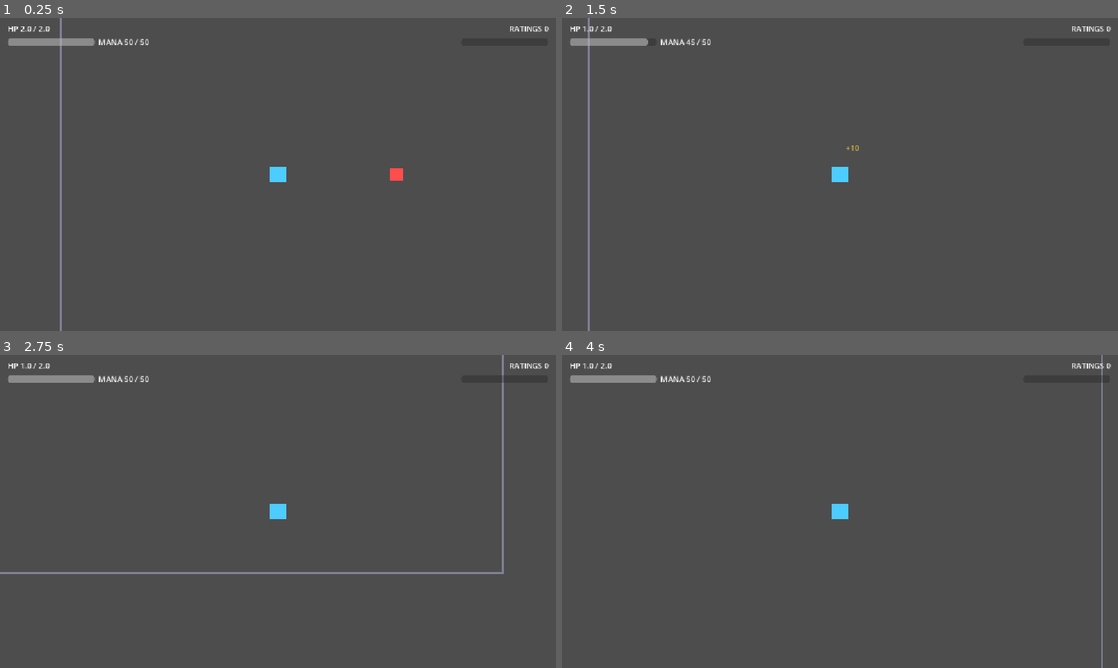
Above: before the commit, frames 1-4 (two rows, left to right).
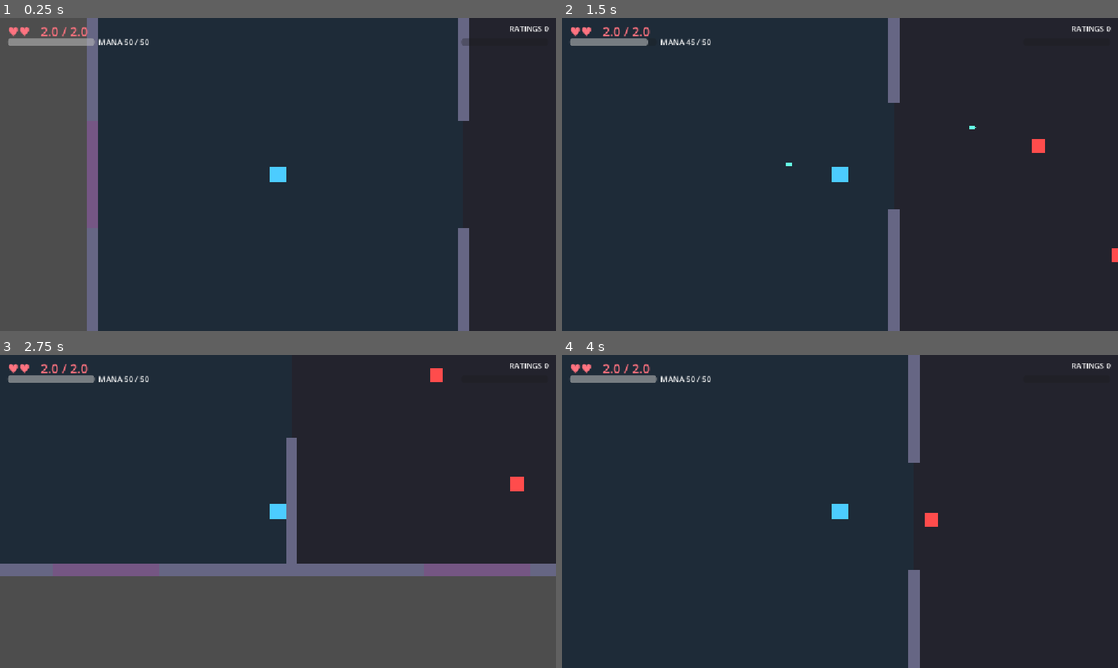
Above: after the commit, the same moments.

Repository: nderman/dungeon-grinder-cal
Game: Godot game, scene res://Floor.tscn
Two runs of this game, one before a commit and one after it. Both use one fixed random seed, a clock stepped at 60 frames per second and the inputs below. Before the commit the project starts from res://Main.tscn.
Inputs (mouse positions are in pixels of both pictures, inside the frame that each line leads up to):
- Up to frame 1 (0.25 s): no input
- Up to frame 2 (1.5 s): tap Enter (ui_accept) at 0.5, 0.77, 1.07 s; move the mouse to (962, 158) at 0.52 s; hold D (move_right) 0.53-1.28 s; hold E (interact) 0.53-1.28 s; tap Q (nano) at 0.8, 1.35 s; move the mouse to (728, 190) at 1.27 s; hold S (move_down) from 1.28 s (still down)
- Up to frame 3 (2.75 s): tap Enter (ui_accept) at 1.52, 1.55, 1.82 s; move the mouse to (333, 442) at 2.02 s; release S (move_down) at 2.03 s; hold D (move_right) from 2.03 s (still down); hold Enter (ui_accept) from 2.03 s (still down); tap E (interact) at 2.3 s
- Up to frame 4 (4 s): move the mouse to (812, 574) at 2.77 s; release D (move_right) at 2.78 s; release Enter (ui_accept) at 2.78 s; hold W (move_up) 2.78-3.53 s; tap Down (aim_down) at 2.85 s; tap Enter (ui_accept) at 3.02, 3.32 s; tap Q (nano) at 3.05 s; move the mouse to (1006, 558) at 3.52 s; hold A (move_left) from 3.53 s (still down); hold Enter (ui_accept) from 3.53 s (still down); tap Left (aim_left) at 3.6 s

The runs differ from the first frame. In frame 1, 85% of the frame differs, in the area x 1-100%, y 0-100%; in frame 2, 99%, in the area x 0-100%, y 0-100%; in frame 3, 70%; in frame 4, 99%.

Commit message:
Open Floor: procedural rooms, phase-door Safe Room, HUD + combat fixes
- LevelGenerator rewritten: Random Walk grid of parametric Rooms (code-built
  walls with door gaps), doors opened between neighbours, scattered enemies +
  Phase-Doors, an off-grid sub-dimensional Safe Room, player in the Spawn room
- Room.gd parametric room; Teleporter (Phase-Door <-> Safe Room) via interact (E)
- Floor.tscn is the new main scene; Main.tscn kept as a single-room test bench
- Green Room now closes the loop (run summary + SPACE/E to start a new Season)
- Player: mouse-aim fallback (fixes one-direction fire); left-click = free basic
  Glitch Bolt (no mana), Q = mana-costed nano spell
- CombatHUD: visible heart readout (glyphs) + retrying player-bind
- GameManager: track last_safe_room_entrance_pos
- Validated headless on Godot 4.6.3 (import + Floor generation, clean)

Co-Authored-By: Claude Opus 4.7 (1M context) <noreply@anthropic.com>

Diff:
--- /dev/null
+++ b/game-client/Floor.tscn
@@ -0,0 +1,21 @@
+[gd_scene load_steps=8 format=3]
+
+[ext_resource type="Script" path="res://levels/LevelGenerator.gd" id="1_gen"]
+[ext_resource type="PackedScene" path="res://levels/prefabs/Room.tscn" id="2_room"]
+[ext_resource type="PackedScene" path="res://entities/enemies/GlitchGoblin.tscn" id="3_enemy"]
+[ext_resource type="PackedScene" path="res://entities/player/Player.tscn" id="4_player"]
+[ext_resource type="PackedScene" path="res://levels/prefabs/SafeRoom.tscn" id="5_safe"]
+[ext_resource type="PackedScene" path="res://entities/Teleporter.tscn" id="6_phase"]
+[ext_resource type="PackedScene" path="res://ui/CombatHUD.tscn" id="7_hud"]
+
+[node name="Floor" type="Node2D"]
+
+[node name="LevelGenerator" type="Node2D" parent="."]
+script = ExtResource("1_gen")
+room_scene = ExtResource("2_room")
+enemy_scene = ExtResource("3_enemy")
+player_scene = ExtResource("4_player")
+safe_room_scene = ExtResource("5_safe")
+phase_door_scene = ExtResource("6_phase")
+
+[node name="CombatHUD" parent="." instance=ExtResource("7_hud")]
--- /dev/null
+++ b/game-client/entities/Teleporter.gd
@@ -0,0 +1,35 @@
+# Teleporter.gd
+# Interact-to-use pad (press the interact key while standing on it — no walk-into loops).
+# TO_SAFE_ROOM: a Phase-Door. Records your return spot and warps you to the shared Safe Room.
+# FROM_SAFE_ROOM: the Safe Room's exit portal. Warps you back to where you phased in.
+extends Area2D
+class_name Teleporter
+
+enum Mode { TO_SAFE_ROOM, FROM_SAFE_ROOM }
+@export var mode: Mode = Mode.TO_SAFE_ROOM
+
+var _player: Node2D = null
+
+func _ready() -> void:
+	body_entered.connect(_on_body_entered)
+	body_exited.connect(_on_body_exited)
+
+func _on_body_entered(body: Node) -> void:
+	if body.is_in_group("player"):
+		_player = body
+
+func _on_body_exited(body: Node) -> void:
+	if body == _player:
+		_player = null
+
+func _unhandled_input(event: InputEvent) -> void:
+	if _player == null or not event.is_action_pressed("interact"):
+		return
+	if mode == Mode.TO_SAFE_ROOM:
+		var entry := get_tree().get_first_node_in_group("safe_room_entry") as Node2D
+		if entry:
+			GameManager.last_safe_room_entrance_pos = global_position
+			_player.global_position = entry.global_position
+			SignalBus.phasedoor_discovered.emit(global_position)
+	else:
+		_player.global_position = GameManager.last_safe_room_entrance_pos
--- /dev/null
+++ b/game-client/entities/Teleporter.tscn
@@ -0,0 +1,16 @@
+[gd_scene load_steps=3 format=3]
+
+[ext_resource type="Script" path="res://entities/Teleporter.gd" id="1_tp"]
+
+[sub_resource type="CircleShape2D" id="cs_tp"]
+radius = 44.0
+
+[node name="Teleporter" type="Area2D"]
+script = ExtResource("1_tp")
+
+[node name="Visual" type="Polygon2D" parent="."]
+color = Color(0.4, 0.9, 1, 0.55)
+polygon = PackedVector2Array(-40, -40, 40, -40, 40, 40, -40, 40)
+
+[node name="CollisionShape2D" type="CollisionShape2D" parent="."]
+shape = SubResource("cs_tp")
--- a/game-client/entities/player/Player.gd
+++ b/game-client/entities/player/Player.gd
@@ -46,10 +46,15 @@
 		move_comp.apply_dash_friction(delta)
 		return
 	var move := Input.get_vector("move_left", "move_right", "move_up", "move_down")
+	# Aim with the right stick / arrows if used, otherwise track the mouse (desktop).
 	var aim := Input.get_vector("aim_left", "aim_right", "aim_up", "aim_down")
 	if aim.length() > 0.1:
-		aim_dir = aim
-		weapon_anchor.rotation = aim.angle()
+		aim_dir = aim.normalized()
+	else:
+		var to_mouse := get_global_mouse_position() - global_position
+		if to_mouse.length() > 1.0:
+			aim_dir = to_mouse.normalized()
+	weapon_anchor.rotation = aim_dir.angle()
 	if Input.is_action_pressed("fire") and _can_fire:
 		_fire()
 	move_comp.handle_movement(delta, move, base_speed)
@@ -82,18 +87,25 @@
 		SignalBus.spell_cast.emit(spell["name"], global_position)
 		_cast_effect(spell["effect_type"], scaled_damage)
 
+# Left-click: a FREE basic Glitch Bolt (a weapon, not a spell — no mana cost).
 func _fire() -> void:
 	_can_fire = false
-	execute_nano_magic("glitch_bolt")
+	var int_stat := int(current_stats["INT"])
+	var dmg: float = NanoMagicLibrary.SPELLS["glitch_bolt"]["damage"] * (1.0 + int_stat * 0.05)
+	_spawn_projectile(dmg)
+	SignalBus.spell_cast.emit("Glitch Bolt", global_position)
 	await get_tree().create_timer(fire_cooldown).timeout
 	_can_fire = true
 
 func _cast_effect(effect_type: String, damage: float) -> void:
 	match effect_type:
 		"projectile":
-			var bolt := BOLT_SCENE.instantiate()
-			get_tree().current_scene.add_child(bolt)
-			bolt.global_position = weapon_anchor.global_position
-			bolt.setup(aim_dir, damage)
+			_spawn_projectile(damage)
 		_:
 			pass  # TODO: chain_lightning / beam / aoe_pull effects
+
+func _spawn_projectile(damage: float) -> void:
+	var bolt := BOLT_SCENE.instantiate()
+	get_tree().current_scene.add_child(bolt)
+	bolt.global_position = weapon_anchor.global_position
+	bolt.setup(aim_dir, damage)
--- a/game-client/levels/LevelGenerator.gd
+++ b/game-client/levels/LevelGenerator.gd
@@ -1,80 +1,94 @@
 # LevelGenerator.gd
-# "Open Floor" sortie maps via a Random Walk over a 2D grid. Stitches prefab
-# PackedScene rooms, designates the Boss + Phase-Door rooms, and opens shared
-# doors between adjacent rooms. Each room prefab implements open_exit(dir: String).
+# Builds an "Open Floor": a Random Walk over a grid, instancing one parametric Room per
+# cell, opening doors between neighbours, scattering enemies + Phase-Doors, dropping a
+# sub-dimensional Safe Room off-grid, and spawning the player in the Spawn room.
+# Wire the PackedScene exports in Floor.tscn.
 extends Node2D
 
-@export_group("Floor Settings")
-@export var room_count: int = 15
+@export var room_scene: PackedScene
+@export var enemy_scene: PackedScene
+@export var player_scene: PackedScene
+@export var safe_room_scene: PackedScene
+@export var phase_door_scene: PackedScene
+@export var room_count: int = 8
 @export var grid_size: int = 12
-@export var room_offset: int = 1000   # px between room centers
 
-@export_group("Room Prefabs")
-@export var spawn_room: PackedScene
-@export var combat_rooms: Array[PackedScene] = []
-@export var phase_door_room: PackedScene
-@export var boss_room: PackedScene
-
-var grid: Dictionary = {}            # Vector2i -> room type string
-var room_order: Array[Vector2i] = []  # placement order (last = furthest = boss)
+var grid: Dictionary = {}                 # Vector2i -> type string
+var rooms: Dictionary = {}                # Vector2i -> Room
+var order: Array[Vector2i] = []           # walk order; [0] = spawn, back() = boss
 
 func _ready() -> void:
-	generate_floor()
+	_walk()
+	_designate()
+	_instantiate_rooms()
+	_place_safe_room()
+	_spawn_player()
 
-func generate_floor() -> void:
-	grid.clear()
-	room_order.clear()
-	var walker := Vector2i(grid_size / 2, grid_size / 2)
-	_add_room(walker, "Spawn")
-
-	var placed := 1
-	while placed < room_count:
-		var dir: Vector2i = [Vector2i.UP, Vector2i.DOWN, Vector2i.LEFT, Vector2i.RIGHT].pick_random()
-		var next := walker + dir
+func _walk() -> void:
+	var pos := Vector2i(grid_size / 2, grid_size / 2)
+	grid[pos] = "Spawn"
+	order.append(pos)
+	while grid.size() < room_count:
+		var step: Vector2i = [Vector2i.UP, Vector2i.DOWN, Vector2i.LEFT, Vector2i.RIGHT].pick_random()
+		var next := pos + step
 		if next.x < 0 or next.x >= grid_size or next.y < 0 or next.y >= grid_size:
 			continue
-		walker = next
-		if not grid.has(walker):
-			_add_room(walker, "Combat")
-			placed += 1
+		pos = next
+		if not grid.has(pos):
+			grid[pos] = "Combat"
+			order.append(pos)
 
-	_designate_special_rooms()
-	_instantiate_rooms()
-
-func _add_room(pos: Vector2i, type: String) -> void:
-	grid[pos] = type
-	room_order.append(pos)
-
-func _designate_special_rooms() -> void:
-	# Boss sits at the furthest-walked room.
-	grid[room_order.back()] = "Boss"
-	# Scatter 2 Phase-Doors (shared Safe Room access) among combat rooms.
-	var combat := room_order.filter(func(p): return grid[p] == "Combat")
+func _designate() -> void:
+	grid[order.back()] = "Boss"   # furthest-walked room
+	var combat := order.filter(func(p): return grid[p] == "Combat")
 	combat.shuffle()
 	for i in range(mini(2, combat.size())):
 		grid[combat[i]] = "PhaseDoor"
 
 func _instantiate_rooms() -> void:
-	for pos in grid.keys():
-		var scene: PackedScene = _scene_for(grid[pos])
-		if scene == null:
-			continue
-		var room := scene.instantiate() as Node2D
+	for cell in grid.keys():
+		var room: Room = room_scene.instantiate()
+		room.setup(grid[cell])
 		add_child(room)
-		room.global_position = Vector2(pos.x * room_offset, pos.y * room_offset)
-		_connect_room_exits(room, pos)
+		room.global_position = Vector2(cell.x, cell.y) * Room.CELL
+		rooms[cell] = room
+	# Second pass once every room exists: open shared doors + populate.
+	for cell in grid.keys():
+		var room: Room = rooms[cell]
+		for dir in Room.DIRS:
+			var n: Vector2 = Room.DIRS[dir]
+			if grid.has(cell + Vector2i(int(n.x), int(n.y))):
+				room.open_exit(dir)
+		_populate(cell, room)
 
-func _scene_for(type: String) -> PackedScene:
-	match type:
-		"Spawn": return spawn_room
-		"PhaseDoor": return phase_door_room
-		"Boss": return boss_room
-		_: return combat_rooms.pick_random() if not combat_rooms.is_empty() else null
+func _populate(cell: Vector2i, room: Room) -> void:
+	match grid[cell]:
+		"Combat":
+			for _i in range(randi_range(1, 2)):
+				_spawn_enemy(room)
+		"Boss":
+			_spawn_enemy(room)   # placeholder until the Meat-Grinder Golem exists
+		"PhaseDoor":
+			if phase_door_scene:
+				room.add_child(phase_door_scene.instantiate())   # at room centre
 
-func _connect_room_exits(room: Node, pos: Vector2i) -> void:
-	if not room.has_method("open_exit"):
+func _spawn_enemy(room: Room) -> void:
+	if enemy_scene == null:
 		return
-	if grid.has(pos + Vector2i.UP): room.open_exit("North")
-	if grid.has(pos + Vector2i.DOWN): room.open_exit("South")
-	if grid.has(pos + Vector2i.RIGHT): room.open_exit("East")
-	if grid.has(pos + Vector2i.LEFT): room.open_exit("West")
+	var e := enemy_scene.instantiate()
+	room.enemies_root.add_child(e)
+	e.global_position = room.interior_point()
+
+func _place_safe_room() -> void:
+	if safe_room_scene == null:
+		return
+	var sr := safe_room_scene.instantiate()
+	add_child(sr)
+	sr.global_position = Vector2(0, -Room.CELL * (grid_size + 2))   # parked off the grid
+
+func _spawn_player() -> void:
+	if player_scene == null:
+		return
+	var p := player_scene.instantiate()
+	add_child(p)
+	p.global_position = rooms[order[0]].global_position   # Spawn room centre
--- /dev/null
+++ b/game-client/levels/Room.gd
@@ -0,0 +1,88 @@
+# Room.gd
+# A parametric gray-box room, built entirely in code so there's no fragile hand-authored
+# geometry. Each side is two wall segments leaving a centered GAP; the gap is plugged by a
+# removable "door" so a side is solid UNLESS the LevelGenerator opens it toward a neighbour.
+extends Node2D
+class_name Room
+
+const CELL := 768.0     # MUST match LevelGenerator's grid spacing
+const WALL := 24.0
+const GAP := 220.0
+
+# Outward grid normals per side.
+const DIRS := {
+	"North": Vector2(0, -1), "South": Vector2(0, 1),
+	"East": Vector2(1, 0), "West": Vector2(-1, 0),
+}
+
+var room_type: String = "Combat"
+var enemies_root: Node2D
+var _doors: Dictionary = {}   # dir -> StaticBody2D plugging the gap (present = closed)
+
+# Call BEFORE the node enters the tree (the generator does) so _ready paints the right floor.
+func setup(type: String) -> void:
+	room_type = type
+
+func _ready() -> void:
+	_build_floor()
+	for dir in DIRS:
+		_build_wall(dir)
+	enemies_root = Node2D.new()
+	enemies_root.name = "Enemies"
+	add_child(enemies_root)
+
+func _build_floor() -> void:
+	var h := CELL * 0.5
+	var f := Polygon2D.new()
+	f.polygon = PackedVector2Array([Vector2(-h, -h), Vector2(h, -h), Vector2(h, h), Vector2(-h, h)])
+	f.color = _floor_color()
+	f.z_index = -10
+	add_child(f)
+
+func _floor_color() -> Color:
+	match room_type:
+		"Spawn": return Color(0.12, 0.17, 0.22)
+		"Boss": return Color(0.24, 0.10, 0.13)
+		"PhaseDoor": return Color(0.10, 0.20, 0.17)
+		_: return Color(0.14, 0.14, 0.18)
+
+func _build_wall(dir: String) -> void:
+	var n: Vector2 = DIRS[dir]
+	var center := n * (CELL * 0.5)
+	var tangent := Vector2(absf(n.y), absf(n.x))      # runs along the wall
+	var seg_len := (CELL - GAP) * 0.5
+	var off := (GAP * 0.5) + (seg_len * 0.5)
+	_add_segment(center + tangent * off, dir, seg_len, Color(0.40, 0.40, 0.52))
+	_add_segment(center - tangent * off, dir, seg_len, Color(0.40, 0.40, 0.52))
+	_doors[dir] = _add_segment(center, dir, GAP, Color(0.46, 0.34, 0.52))   # closed door plug
+
+func _add_segment(pos: Vector2, dir: String, length: float, color: Color) -> StaticBody2D:
+	var n: Vector2 = DIRS[dir]
+	var horizontal := absf(n.y) > 0.5                  # N/S walls run horizontally
+	var size := Vector2(length, WALL) if horizontal else Vector2(WALL, length)
+	var body := StaticBody2D.new()
+	body.position = pos
+	var cs := CollisionShape2D.new()
+	var shape := RectangleShape2D.new()
+	shape.size = size
+	cs.shape = shape
+	body.add_child(cs)
+	var hw := size.x * 0.5
+	var hh := size.y * 0.5
+	var vis := Polygon2D.new()
+	vis.polygon = PackedVector2Array([Vector2(-hw, -hh), Vector2(hw, -hh), Vector2(hw, hh), Vector2(-hw, hh)])
+	vis.color = color
+	body.add_child(vis)
+	add_child(body)
+	return body
+
+# Open the gap toward a neighbouring room (remove the door plug).
+func open_exit(dir: String) -> void:
+	if _doors.has(dir):
+		_doors[dir].queue_free()
+		_doors.erase(dir)
+
+# A random point safely inside the walls (for spawning).
+func interior_point() -> Vector2:
+	var r := (CELL * 0.5) - WALL - 60.0
+	return global_position + Vector2(randf_range(-r, r), randf_range(-r, r))
--- /dev/null
+++ b/game-client/levels/prefabs/Room.tscn
@@ -0,0 +1,6 @@
+[gd_scene load_steps=2 format=3]
+
+[ext_resource type="Script" path="res://levels/Room.gd" id="1_room"]
+
+[node name="Room" type="Node2D"]
+script = ExtResource("1_room")
--- /dev/null
+++ b/game-client/levels/prefabs/SafeRoom.tscn
@@ -0,0 +1,15 @@
+[gd_scene load_steps=3 format=3]
+
+[ext_resource type="PackedScene" path="res://levels/prefabs/Room.tscn" id="1_room"]
+[ext_resource type="PackedScene" path="res://entities/Teleporter.tscn" id="2_tp"]
+
+[node name="SafeRoom" type="Node2D"]
+
+[node name="Room" parent="." instance=ExtResource("1_room")]
+
+[node name="Entry" type="Marker2D" parent="." groups=["safe_room_entry"]]
+position = Vector2(-200, 0)
+
+[node name="ExitPortal" parent="." instance=ExtResource("2_tp")]
+position = Vector2(200, 0)
+mode = 1
--- a/game-client/project.godot
+++ b/game-client/project.godot
@@ -15,7 +15,7 @@
 [application]
 
 config/name="Dungeon Grinder Cal"
-run/main_scene="res://Main.tscn"
+run/main_scene="res://Floor.tscn"
 config/features=PackedStringArray("4.6", "Mobile")
 
 [autoload]
--- a/game-client/scripts/autoloads/GameManager.gd
+++ b/game-client/scripts/autoloads/GameManager.gd
@@ -21,6 +21,7 @@
 var hype_meter: float = 0.0          # 0–100; overflow past 100 triggers a Sponsor Pod
 var is_run_active: bool = false
 var earned_loot_boxes: Array = []     # {tier, source} flagged by the achievement system
+var last_safe_room_entrance_pos: Vector2 = Vector2.ZERO   # where a Phase-Door spat you in
 
 # --- ACTIVE CONTRACT ---
 var current_race: String = "Human"
--- a/game-client/ui/CombatHUD.gd
+++ b/game-client/ui/CombatHUD.gd
@@ -28,10 +28,16 @@
 	_bind_player.call_deferred()
 
 # Hearts + initial mana come straight off the player's components.
+var _bound: bool = false
+
 func _bind_player() -> void:
+	if _bound:
+		return
 	var p := get_tree().get_first_node_in_group("player")
 	if p == null:
+		get_tree().create_timer(0.1).timeout.connect(_bind_player)   # spawn race — retry
 		return
+	_bound = true
 	var hc := p.get_node_or_null("HealthComponent")
 	if hc:
 		hc.health_changed.connect(_on_health)
@@ -41,7 +47,13 @@
 		_on_mana(mc.current_mana, mc.max_mana)
 
 func _on_health(current: float, maximum: float) -> void:
-	hearts.text = "HP %s / %s" % [_fmt(current), _fmt(maximum)]
+	hearts.text = "%s   %s / %s" % [_hearts_glyphs(current, maximum), _fmt(current), _fmt(maximum)]
+
+func _hearts_glyphs(current: float, maximum: float) -> String:
+	var s := ""
+	for i in range(int(ceil(maximum))):
+		s += "♥" if current >= float(i + 1) else "♡"
+	return s
 
 func _on_mana(current: float, maximum: float) -> void:
 	mana_bar.max_value = maximum
--- a/game-client/ui/CombatHUD.tscn
+++ b/game-client/ui/CombatHUD.tscn
@@ -8,8 +8,10 @@
 [node name="Hearts" type="Label" parent="."]
 offset_left = 16.0
 offset_top = 10.0
-offset_right = 340.0
-offset_bottom = 38.0
+offset_right = 480.0
+offset_bottom = 50.0
+theme_override_font_sizes/font_size = 26
+theme_override_colors/font_color = Color(1, 0.45, 0.5, 1)
 text = "HP — / —"
 
 [node name="ManaBar" type="ProgressBar" parent="."]
@@ -55,6 +57,7 @@
 offset_left = -240.0
 offset_top = 66.0
 offset_right = 240.0
-offset_bottom = 98.0
+offset_bottom = 104.0
+theme_override_font_sizes/font_size = 30
 horizontal_alignment = 1
 text = ""
--- /dev/null
+++ b/game-client/ui/GreenRoom.gd
@@ -0,0 +1,14 @@
+# GreenRoom.gd
+# The between-Seasons screen shown on "Cancellation". Closes the loop: shows the run
+# summary and lets the player drop into a fresh Season (a new Open Floor).
+extends Control
+
+func _ready() -> void:
+	$Subtitle.text = "Floor reached %d     Syndication %d     Tokens %d\n\nPress SPACE or E for a new Season" % [
+		GameManager.current_floor, MetaManager.syndication_points, MetaManager.milestone_tokens
+	]
+
+func _unhandled_input(event: InputEvent) -> void:
+	if event.is_action_pressed("ui_accept") or event.is_action_pressed("interact"):
+		GameManager.start_new_run()
+		get_tree().change_scene_to_file("res://Floor.tscn")
--- a/game-client/ui/GreenRoom.tscn
+++ b/game-client/ui/GreenRoom.tscn
@@ -1,7 +1,32 @@
-[gd_scene load_steps=1 format=3]
+[gd_scene load_steps=2 format=3]
 
-[node name="GreenRoom" type="Label"]
-offset_right = 700.0
-offset_bottom = 120.0
-text = "GREEN ROOM — Contestant Cancelled.
-(placeholder: spend Syndication Points / Milestone Tokens here)"
+[ext_resource type="Script" path="res://ui/GreenRoom.gd" id="1_gr"]
+
+[node name="GreenRoom" type="Control"]
+anchor_right = 1.0
+anchor_bottom = 1.0
+script = ExtResource("1_gr")
+
+[node name="BG" type="ColorRect" parent="."]
+anchor_right = 1.0
+anchor_bottom = 1.0
+color = Color(0.05, 0.06, 0.08, 1)
+
+[node name="Title" type="Label" parent="."]
+anchor_left = 0.0
+anchor_right = 1.0
+anchor_top = 0.34
+offset_bottom = 64.0
+theme_override_font_sizes/font_size = 52
+theme_override_colors/font_color = Color(1, 0.3, 0.35, 1)
+horizontal_alignment = 1
+text = "CANCELLED"
+
+[node name="Subtitle" type="Label" parent="."]
+anchor_left = 0.0
+anchor_right = 1.0
+anchor_top = 0.5
+offset_bottom = 90.0
+theme_override_font_sizes/font_size = 20
+horizontal_alignment = 1
+text = "Press SPACE or E for a new Season"
Not shown, added: game-client/entities/Teleporter.gd.uid
Not shown, added: game-client/levels/Room.gd.uid
Not shown, added: game-client/ui/GreenRoom.gd.uid
Not shown, changed: AGENTS.md
